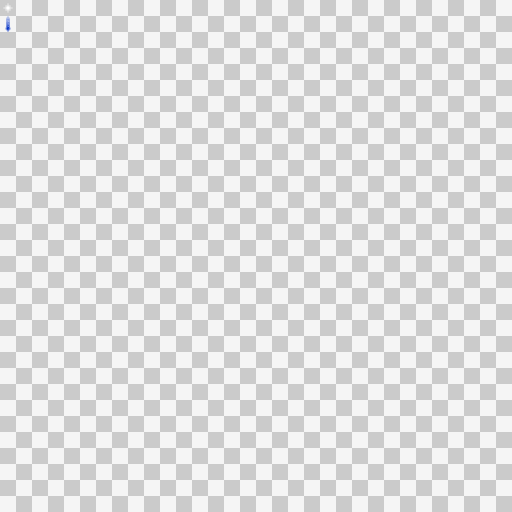
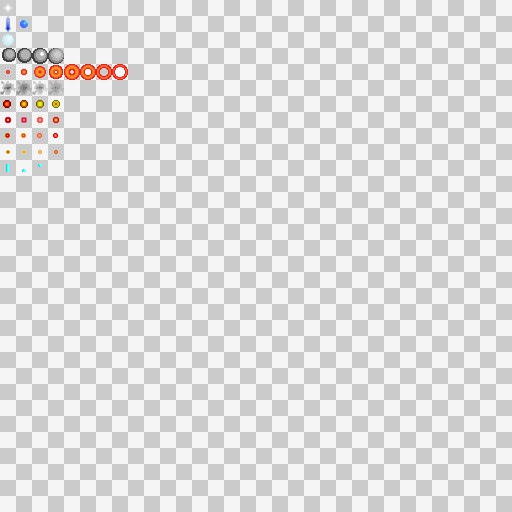
Layered file, before and after one edit (512 x 512). Changes by layer:
added layer "laser" above "light bullet" over [6, 164, 42, 172]
added layer "light bullet" above "medium bullet" over [6, 150, 58, 154]
added layer "medium bullet" above "heavy bullet" over [5, 133, 58, 138]
added layer "heavy bullet" above "siege bullet" over [5, 117, 59, 123]
added layer "siege bullet" above "smoke" over [3, 100, 60, 108]
added layer "smoke" above "explosion" over [0, 81, 64, 95]
added layer "explosion" above "metal" over [6, 64, 128, 80]
added layer "metal" above "snow" over [2, 48, 64, 64]
added layer "snow" above "rain" over [2, 34, 14, 46]
renamed "drop" to "rain", painted on it over [20, 20, 28, 28]
